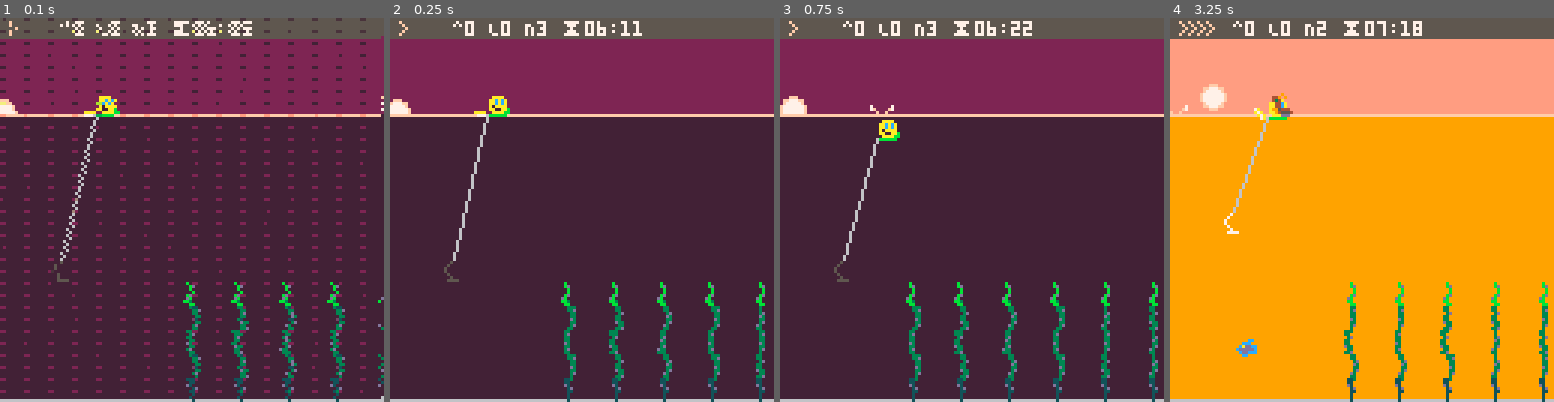
Above: before the commit, frames 1-4 (left to right).
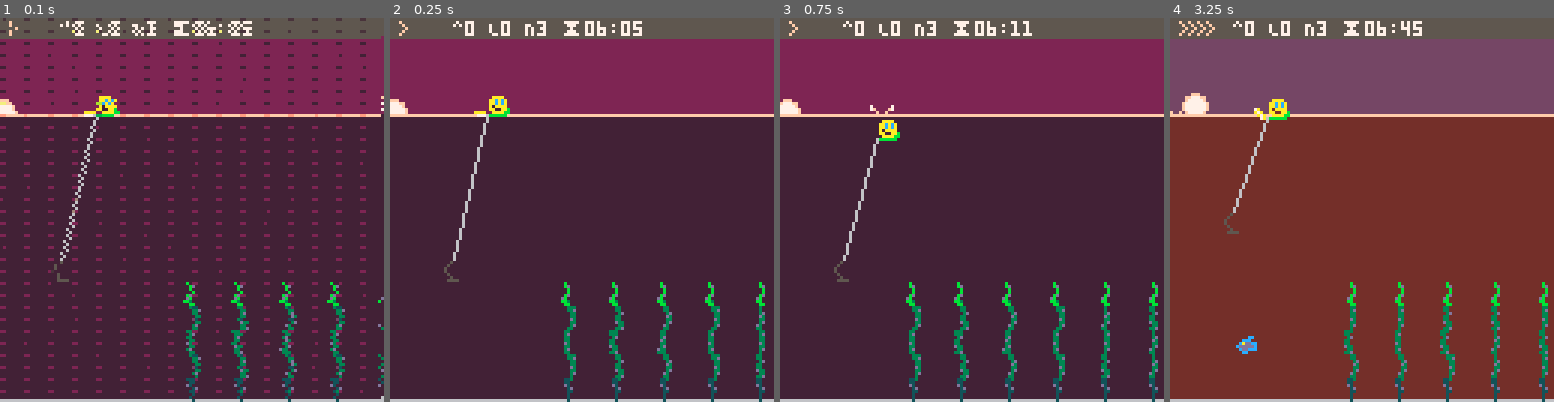
Above: after the commit, the same moments.

Repository: broquaint/pico8-carts
Game: PICO-8 cartridge eggjam18.p8
Two runs of this game, one before a commit and one after it. Both use one fixed random seed, a clock stepped at 60 frames per second and the inputs below.
Inputs:
- Up to frame 1 (0.1 s): no input
- Up to frame 2 (0.25 s): no input
- Up to frame 3 (0.75 s): tap X (X key) at 0.33 s; tap O (Z key) at 0.7 s
- Up to frame 4 (3.25 s): tap X (X key) at 1.07, 1.85, 2.97 s; hold Right 1.6-2.1 s; tap O (Z key) every 0.4 s from 1.7 to 2.9 s; hold Up 2.15-2.42 s; hold Right 2.47-3.03 s; hold Left from 3.08 s (still down)

Frame 1 is identical in both runs. In frame 2, 0.2% of the frame differs, in the area x 0-66%, y 0-25%; in frame 3, 0.3%; in frame 4, 90%, in the area x 0-100%, y 0-100%.

Commit message:
Add more fishies and an end game state
Again, shonky as heck, but it sure is something!

Diff:
--- a/eggjam18.p8
+++ b/eggjam18.p8
@@ -9,6 +9,7 @@
 game_state_title   = 'title'
 game_state_playing = 'playing'
 game_state_day_summary = 'day_summary'
+game_state_run_summary = 'run_summary'
 game_state_won     = 'won'
 
 g_anims = {}
@@ -103,6 +104,41 @@
    end
 end
 
+function animate_fish(fish, frames, anim)
+   animate_obj(fish, function(obj)
+                  while game_state == game_state_playing and obj.x > (cam.x-obj.w) do
+                     local from = obj.x
+                     local to   = obj.x - 16
+                     local astep  = frames / #anim
+                     for f = 1,frames do
+                        obj.x = lerp(from, to, easeinquad(f/frames))
+                        if f % astep == 0 then
+                           obj.sx = anim[f/astep]*8
+                        end
+                        yield()
+                     end
+                  end
+   end)
+end
+
+function make_wee_fish(f_x, f_y)
+   local fish = make_obj({x=f_x, y=f_y, sx=5*8, sy=16, w=8,  h=8})
+   animate_fish(fish, 45, {7,9,5})
+   return fish
+end
+
+function make_mid_fish(f_x, f_y)
+   local fish = make_obj({x=f_x, y=f_y,  sx=5*8, sy=24, w=16, h=8})
+   animate_fish(fish, 90, {7,9,5})
+   return fish
+end
+
+function make_big_fish(f_x, f_y)
+   local fish = make_obj({x=f_x, y=f_y, sx=5*8, sy=0,  w=16, h=16})
+   animate_fish(fish, 120, {7,9,7,5})
+   return fish
+end
+
 function init_day()
    game_state = 'playing'
 
@@ -140,45 +176,20 @@
    })
 
    ducks = {
-      make_obj({
-            x = 200,
-            y = WATER_LINE-7,
-      })
+      -- make_obj({
+      --       x = 200,
+      --       y = WATER_LINE-7,
+      -- })
    }
 
    fishies = {
-      make_obj({x=192, y=64,  sx=5*8, sy=0,  w=16, h=16}),
-      make_obj({x=256, y=106, sx=5*8, sy=16, w=8,  h=8}),
+      make_wee_fish(256, 106),
+      make_mid_fish(512, 97),
+      make_wee_fish(768, 111),
+      make_wee_fish(1024, 106),
+      make_mid_fish(1312, 97),
    }
 
-   animate_obj(fishies[1], function(obj)
-                  while game_state == game_state_playing do
-                     local from = obj.x
-                     local to   = obj.x - 16
-                     local anim = {7,9,7,5}
-                     for f = 1,60 do
-                        obj.x = lerp(from, to, easeinquad(f/60))
-                        if f % 15 == 0 then
-                           obj.sx = anim[f/15]*8
-                        end
-                        yield()
-                     end
-                  end
-   end)
-   animate_obj(fishies[2], function(obj)
-                  while game_state == game_state_playing do
-                     local from = obj.x
-                     local to   = obj.x - 16
-                     local anim = {7,9,5}
-                     for f = 1,45 do
-                        obj.x = lerp(from, to, easeinquad(f/45))
-                        if f % 15 == 0 then
-                           obj.sx = anim[f/15]*8
-                        end
-                        yield()
-                     end
-                  end
-   end)
    local horizon = 32
    local azimuth = 8
    sun = make_obj({
@@ -188,7 +199,7 @@
    })
    animate_obj(sun, function(obj)
                   while sun.minute < (60*12) do
-                     if nth_frame(15) then
+                     if nth_frame(25) then
                         sun.minute += (60*12)/128
                         sun.x      += 1
                         if sun.x < 64 then
@@ -449,15 +460,19 @@
    frame_count += 1
    run_animations()
 
-   if game_state == game_state_playing and not(sun.minute < (60*3)) then
+   if game_state == game_state_playing and player.nets == 0 then
       g_anims = {}
       cam.x = 0
-      game_state = 'day_summary'
+      game_state = game_state_run_summary
+   elseif game_state == game_state_playing and not(sun.minute < (60*12)) then
+      g_anims = {}
+      cam.x = 0
+      game_state = game_state_day_summary
    end
 
    if game_state == game_state_playing then
       harvest_kelp()
-   elseif game_state == game_state_day_summary then
+   elseif game_state == game_state_day_summary or game_state == game_state_run_summary then
       if btnp(b_x) then
          init_day()
       end
@@ -567,6 +583,11 @@
    print(dumper('gathered: ^', player.tips, ' L', player.trunks), 16, 48, white)
 end
 
+function draw_run_summary()
+   print('end of the run!', 16 , 32, white)
+   print(dumper('gathered: ^', player.tips, ' L', player.trunks), 16, 48, white)
+end
+
 function _draw()
    cls(black)
 
@@ -576,6 +597,8 @@
       draw_harvesting()
    elseif game_state == game_state_day_summary then
       draw_day_summary()
+   elseif game_state == game_state_run_summary then
+      draw_run_summary()
    end
 end
 
@@ -596,13 +619,13 @@
 00db0000000330000003d00000d33000000100000000000000000000000000000000000000000000000000000000000000000000000000000000000000000000
 00bb00000003d00000d3000000033000000100000000000000000000000000000000000000000000000000000000000000000000000000000000000000000000
 000bb00000030000003300000033d000000100000000000000000000000000000000000000000000000000000000000000000000000000000000000000000000
-00000000000000000000000000000000000000000000000000000000000000000000000000000000000000000000000000000000000000000000000000000000
 00000000000000000000000000000000000000000000cc00000000000000cc00000000000000cc00000000000000000000000000000000000000000000000000
 000000000000000000000000000000000000000000ccc0000000000000ccc0000000000000ccc000000000000000000000000000000000000000000000000000
-000000000000000000000000000000000000d0000caddc0c000000000caddcc0000000000caddc0c000000000000000000000000000000000000000000000000
-000b000000000000000000000000000000ddd000cddcddc000000000cdddddc000000000cddcddc0000000000000000000000000000000000000000000000000
-00db000000000000000000000000000000d100000cddcc0c000000000cddccc0000000000cddcc0c000000000000000000000000000000000000000000000000
-00bb00000000000000000000000000000001000000cc00000000000000cc00000000000000cc0000000000000000000000000000000000000000000000000000
+00000000000000000000000000000000000000000caddc0c000000000caddcc0000000000caddc0c000000000000000000000000000000000000000000000000
+000000000000000000000000000000000000d000cddcddc000000000cdddddc000000000cddcddc0000000000000000000000000000000000000000000000000
+000b000000000000000000000000000000ddd0000cddcc0c000000000cddccc0000000000cddcc0c000000000000000000000000000000000000000000000000
+00db000000000000000000000000000000d1000000cc00000000000000cc00000000000000cc0000000000000000000000000000000000000000000000000000
+00bb0000000000000000000000000000000100000000000000000000000000000000000000000000000000000000000000000000000000000000000000000000
 000bb000000000000000000000000000000100000000000000000000000000000000000000000000000000000000000000000000000000000000000000000000
 0000000000000000000000000000000000000000000000a00a000000000000a00a000000000000a00a0000000000000000000000000000000000000000000000
 0000000000000000000000000000000000000000000aaaaaaaa00000000aaaaaaaa00000000aaaaaaaa000000000000000000000000000000000000000000000
